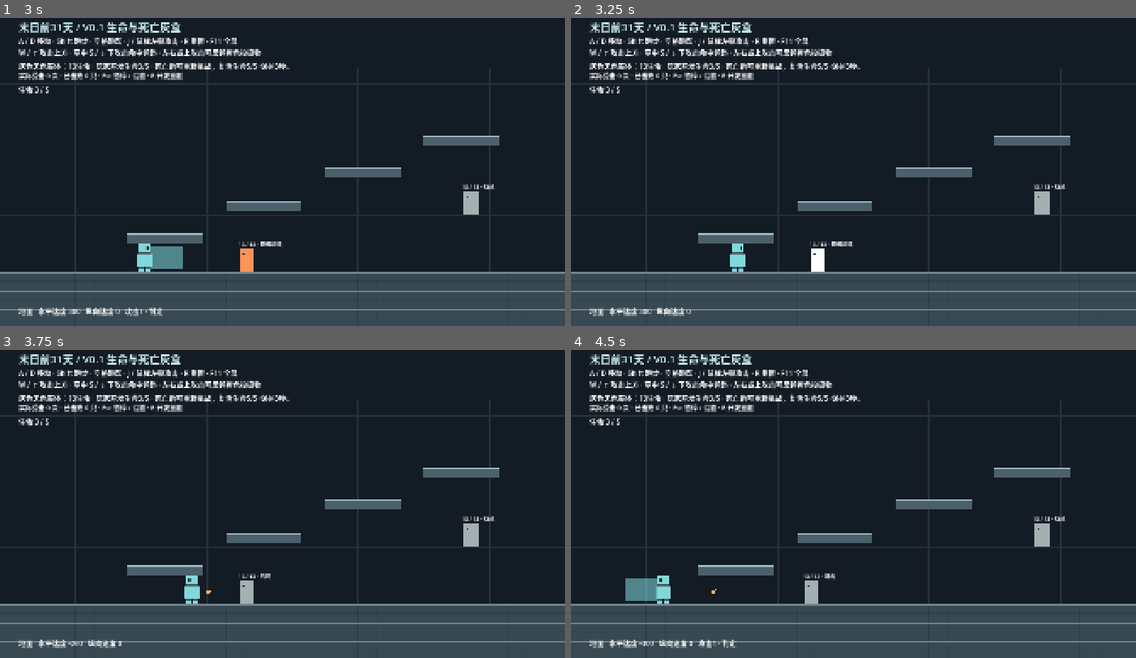
Above: before the commit, frames 1-4 (two rows, left to right).
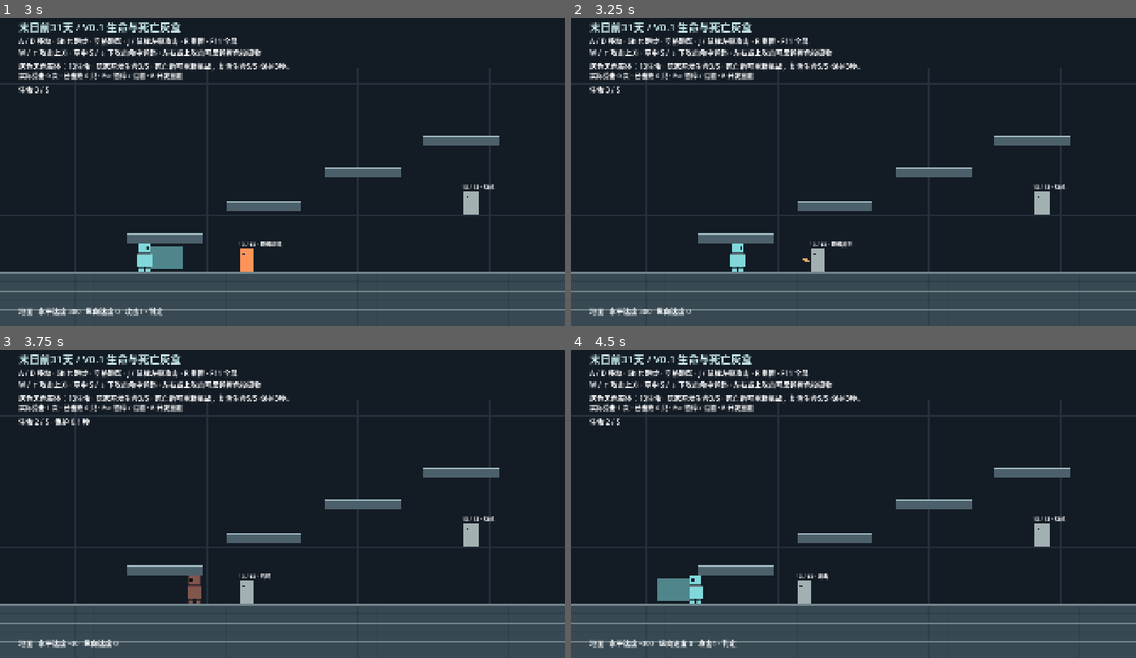
Above: after the commit, the same moments.

Repository: aiother/31DAYS-A
Game: Godot game, scene res://debug/enemy_lab.tscn
Two runs of this game, one before a commit and one after it. Both use one fixed random seed, a clock stepped at 60 frames per second and the inputs below.
Inputs:
- Up to frame 1 (3 s): tap Enter at 0.5 s; hold D (move_right) 0.53-1.28 s; tap J (attack) at 0.6, 1.55, 2.3, 2.85 s; tap Space (jump) at 0.77, 1.52 s; hold A (move_left) 1.28-2.03 s; tap S (aim_down) at 1.35 s; hold W (aim_up) 2.03-2.78 s; hold D (move_right) from 2.03 s (still down)
- Up to frame 2 (3.25 s): keep holding D (move_right); tap Space (jump) at 3.02 s
- Up to frame 3 (3.75 s): release D (move_right) at 3.53 s; hold A (move_left) from 3.53 s (still down); hold Shift (run) from 3.53 s (still down)
- Up to frame 4 (4.5 s): keep holding A (move_left); tap Space (jump) at 3.77 s; tap J (attack) at 3.8, 4.35 s; release Shift (run) at 4.28 s

Frame 1 is identical in both runs. In frame 2, 0.2% of the frame differs, in the area x 41-50%, y 72-83%; in frame 3, 0.5%; in frame 4, 1.4%, in the area x 6-47%, y 18-83%.

Commit message:
tune: shorten colorless melee and ranged windup by one third

Diff:
--- a/game/enemies/colorless_config.gd
+++ b/game/enemies/colorless_config.gd
@@ -9,7 +9,7 @@
 @export var sight_range: float = 700.0
 @export var melee_range: float = 92.0
 @export var ranged_range: float = 420.0
-@export var windup: float = 0.65
+@export var windup: float = 0.65 * 2.0 / 3.0
 @export var active_duration: float = 0.12
 @export var recovery: float = 0.75
 @export var hit_stun: float = 0.30
--- a/game/tests/test_enemy_melee_approach.gd
+++ b/game/tests/test_enemy_melee_approach.gd
@@ -38,6 +38,22 @@
 	actor.attack_started.connect(_on_attack)
 	return actor
 
+func _check_windup(ranged: bool) -> void:
+	var actor: ColorlessEntity = _spawn(Vector2(340 if ranged else 292, 880))
+	actor.ranged_only = ranged
+	await _ticks(1)
+	_check(actor.state == ColorlessEntity.State.WINDUP and actor._ranged == ranged, "production %s attack enters windup" % ("ranged" if ranged else "melee"))
+	await _ticks(13)
+	_check(actor.state == ColorlessEntity.State.WINDUP, "windup does not end prematurely")
+	var ticks: int = 13
+	while actor.state == ColorlessEntity.State.WINDUP and ticks < 60:
+		await _ticks(1)
+		ticks += 1
+	_check(ticks >= 26 and ticks <= 27 and actor.state == ColorlessEntity.State.ACTIVE, "%s windup shortened by 1/3: %d frames at 60Hz" % ["ranged" if ranged else "melee", ticks])
+	_check(is_equal_approx(actor.config.active_duration, 0.12) and is_equal_approx(actor.config.recovery, 0.75), "enemy active duration and recovery unchanged")
+	actor.queue_free()
+	await _ticks(2)
+
 func _run() -> void:
 	var packed: PackedScene = load("res://debug/movement_lab.tscn") as PackedScene
 	_world = packed.instantiate() as Node2D
@@ -69,6 +85,10 @@
 	await _ticks(120)
 	_check(_melee == old_melee and _ranged > old_ranged, "ranged-only configuration remains ranged-only")
 	_check(absf(_actor.position.x - 340.0) < 1.0, "ranged-only enemy holds firing position during cooldown")
+	_actor.queue_free()
+	await _ticks(2)
+	await _check_windup(false)
+	await _check_windup(true)
 	_world.queue_free()
 	await process_frame
 	print("ENEMY_MELEE_TESTS checks=%d failures=%d" % [_checks, _failures])
Not shown, changed: game/docs/colorless_implementation.md
